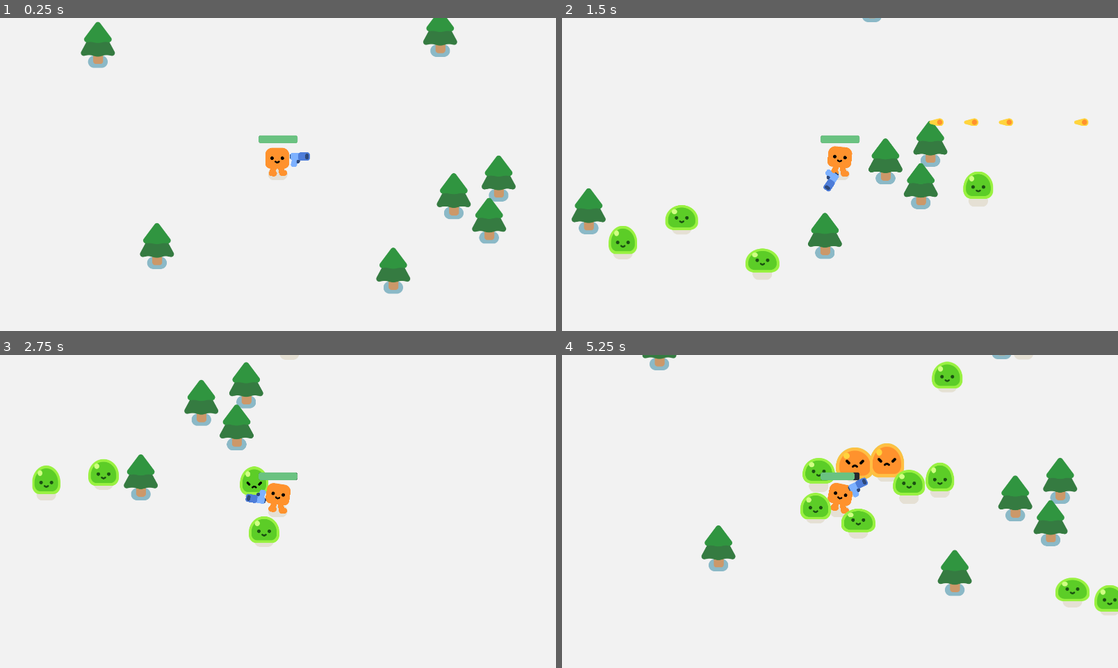
Above: before the commit, frames 1-4 (two rows, left to right).
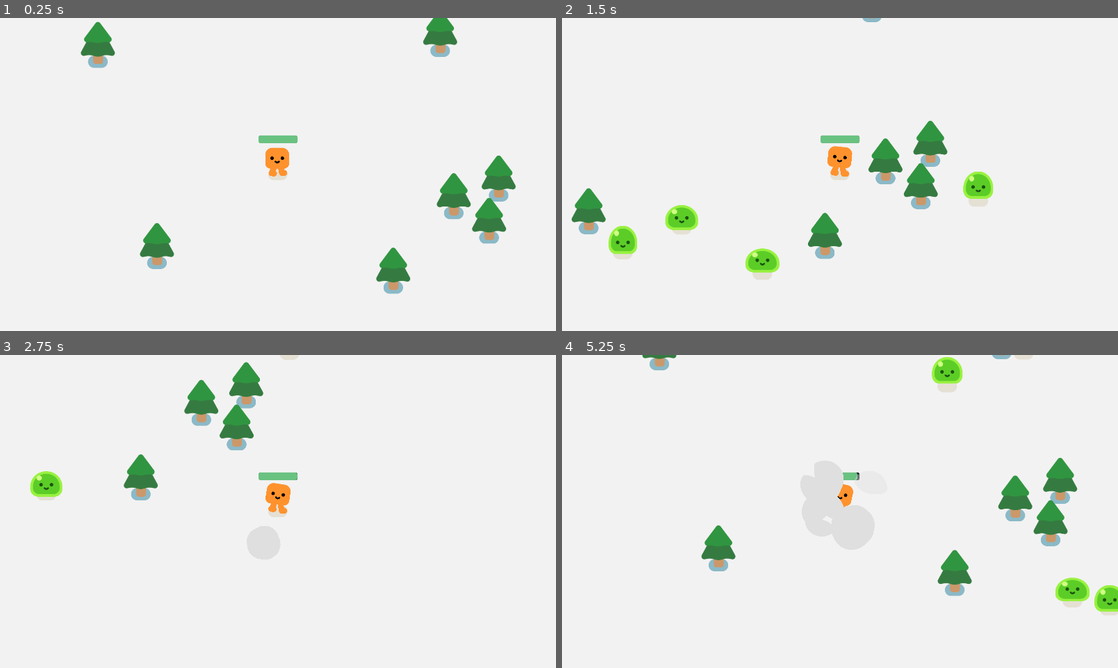
Above: after the commit, the same moments.

Repository: derpy2289/godot-project-joel3
Game: Godot game, scene res://scenes/game.tscn
The game is run twice, just before and just after one commit, with the same random seed, the same clock (stepped at 60 frames per second) and the same inputs.
Inputs:
- Up to frame 1 (0.25 s): no input
- Up to frame 2 (1.5 s): hold D (move_right) 0.53-1.28 s; hold S (move_down) from 1.28 s (still down)
- Up to frame 3 (2.75 s): release S (move_down) at 2.03 s; hold D (move_right) from 2.03 s (still down)
- Up to frame 4 (5.25 s): release D (move_right) at 2.78 s; hold W (move_up) 2.78-3.53 s; hold A (move_left) 3.53-5.03 s; hold S (move_down) from 5.03 s (still down)

The runs differ from the first frame. In frame 1, 0.1% of the frame differs, in the area x 52-56%, y 42-48%; in frame 2, 0.3%; in frame 3, 1.6%; in frame 4, 3.9%, in the area x 42-73%, y 0-57%.

Commit message:
AHHHHHHHHHHHH

Diff:
--- a/scenes/bullet.tscn
+++ b/scenes/bullet.tscn
@@ -1,10 +1,10 @@
 [gd_scene load_steps=4 format=3 uid="uid://ccpu3wedy6gqy"]
 
 [ext_resource type="Script" uid="uid://cc3skwdytgfgc" path="res://scripts/bullet.gd" id="1_y25gk"]
-[ext_resource type="Texture2D" uid="uid://dftkbqwsfd68r" path="res://pistol/projectile.png" id="2_l5glv"]
+[ext_resource type="Texture2D" uid="uid://e5a32oohptsd" path="res://pistol/bom.png" id="2_y25gk"]
 
 [sub_resource type="CircleShape2D" id="CircleShape2D_w5t0l"]
-radius = 18.0278
+radius = 487.50897
 
 [node name="Bullet" type="Area2D"]
 top_level = true
@@ -14,10 +14,10 @@
 script = ExtResource("1_y25gk")
 
 [node name="Projectile" type="Sprite2D" parent="."]
-texture = ExtResource("2_l5glv")
+texture = ExtResource("2_y25gk")
 
 [node name="CollisionShape2D" type="CollisionShape2D" parent="."]
-position = Vector2(9, 1)
+position = Vector2(-0.239398, 3.5975947)
 shape = SubResource("CircleShape2D_w5t0l")
 
 [connection signal="body_entered" from="." to="." method="_on_body_entered"]
--- /dev/null
+++ b/scenes/explosion.gd
@@ -0,0 +1,12 @@
+extends CollisionShape2D
+
+func _on_body_entered(body):
+	queue_free()
+	if body.has_method("take_damage"):
+		body.take_damage()
+
+
+func _on_bullet_explode() -> void:
+
+	for bodies in $Area2D.get_overlapping_bodies():
+		_on_body_entered(bodies)
--- a/scenes/gun.tscn
+++ b/scenes/gun.tscn
@@ -1,7 +1,6 @@
-[gd_scene load_steps=4 format=3 uid="uid://dio6seeod76bj"]
+[gd_scene load_steps=3 format=3 uid="uid://dio6seeod76bj"]
 
 [ext_resource type="Script" uid="uid://b88gs7edc4vce" path="res://scripts/gun.gd" id="1_bpp6h"]
-[ext_resource type="Texture2D" uid="uid://cswb5do8rrj7q" path="res://pistol/pistol.png" id="1_db3i2"]
 
 [sub_resource type="CircleShape2D" id="CircleShape2D_eueke"]
 radius = 422.474
@@ -18,7 +17,6 @@
 
 [node name="Pistol" type="Sprite2D" parent="WeaponPivot"]
 position = Vector2(75, -5)
-texture = ExtResource("1_db3i2")
 
 [node name="ShootingPoint" type="Marker2D" parent="WeaponPivot/Pistol"]
 unique_name_in_owner = true
--- a/scripts/bullet.gd
+++ b/scripts/bullet.gd
@@ -1,5 +1,6 @@
 extends Area2D
 
+signal explode
 var travelled_distance = 0
 
 func _physics_process(_delta):
@@ -14,6 +15,7 @@
 		queue_free()
 
 func _on_body_entered(body):
+	explode
 	queue_free()
 	if body.has_method("take_damage"):
 		body.take_damage()
Binary file added: pistol/bom.png
Not shown, added: pistol/bom.png.import
Not shown, added: scenes/explosion.gd.uid
